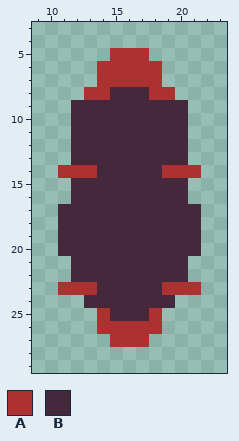
Two versions of one pixel-art sprite, data/images/entities/boss/idle/05.png. The picture above was drawn from the file before the commit.
The file is 32x32 pixels. Shown: x 9..23, y 3..29.
Palette (. is transparent): A #ac3232  B #45283c
Pixels before, first column x 11:
 5 ....AAA....
 6 ...AAAAA...
 7 ...AAAAA...
 8 ..AABBBAA..
 9 .BBBBBBBBB.
10 .BBBBBBBBB.
11 .BBBBBBBBB.
12 .BBBBBBBBB.
13 .BBBBBBBBB.
14 AAABBBBBAAA
15 .BBBBBBBBB.
16 .BBBBBBBBB.
17 BBBBBBBBBBB
18 BBBBBBBBBBB
19 BBBBBBBBBBB
20 BBBBBBBBBBB
21 .BBBBBBBBB.
22 .BBBBBBBBB.
23 AAABBBBBAAA
24 ..BBBBBBB..
25 ...ABBBA...
26 ...AAAAA...
27 ....AAA....
The result:
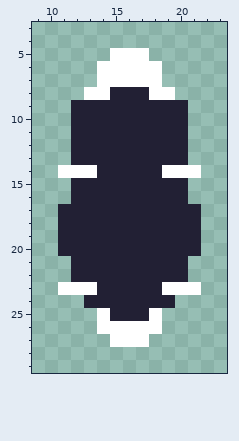
From old to new:
Colour A changes from #ac3232 to #ffffff.
Colour B changes from #45283c to #222034.
